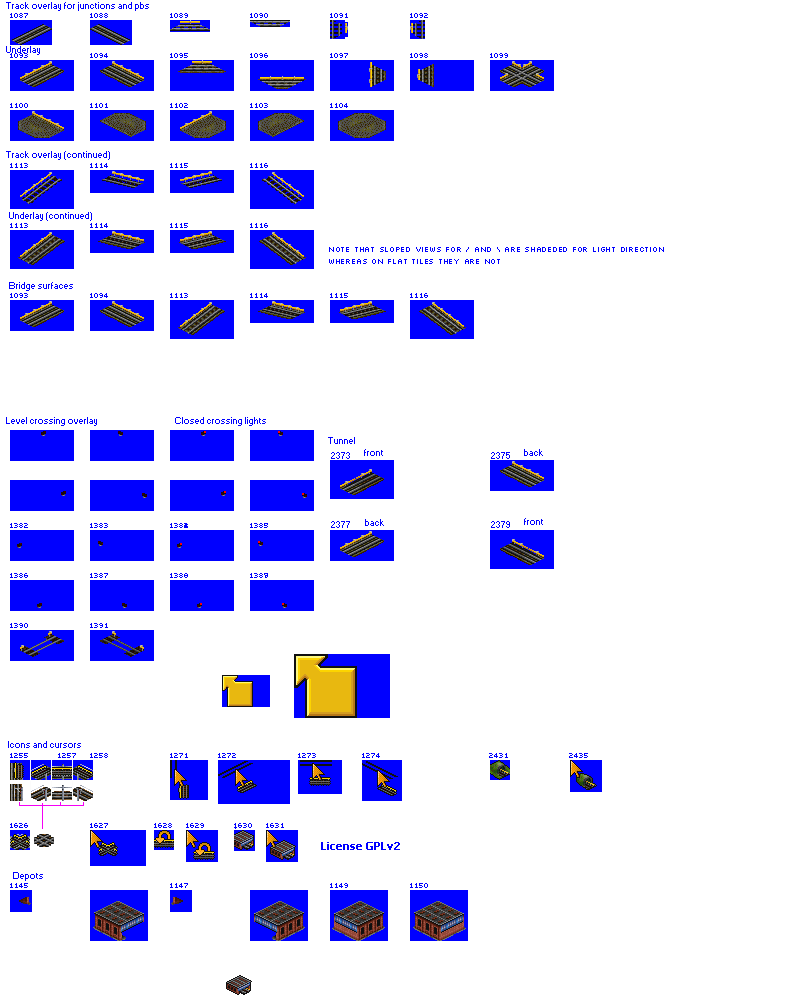
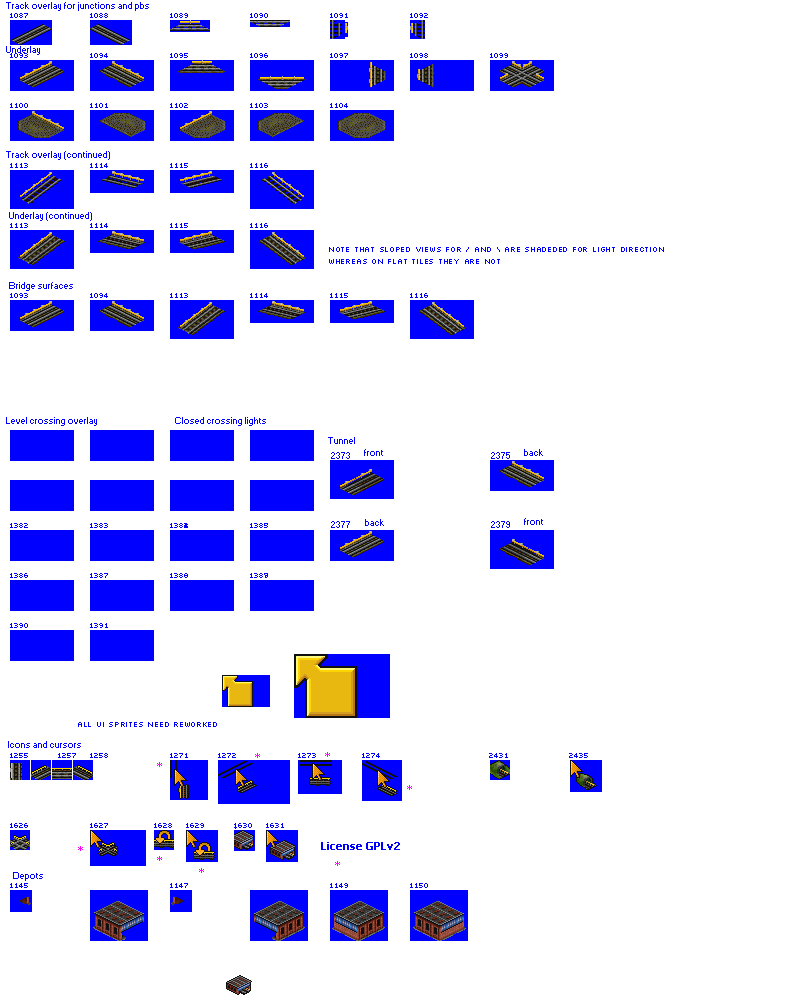
Comparing the layer stacks of the two 800×1000 images. Changes:
added layer "Layer 1" above "new depots etc" over (10, 835, 30, 845)
painted on "new depots etc" over (10, 431, 307, 850)
painted on "new rails" over (10, 762, 93, 850)
removed layer "bg" over (10, 431, 412, 873)
added layer "Background" over (10, 431, 412, 873)
